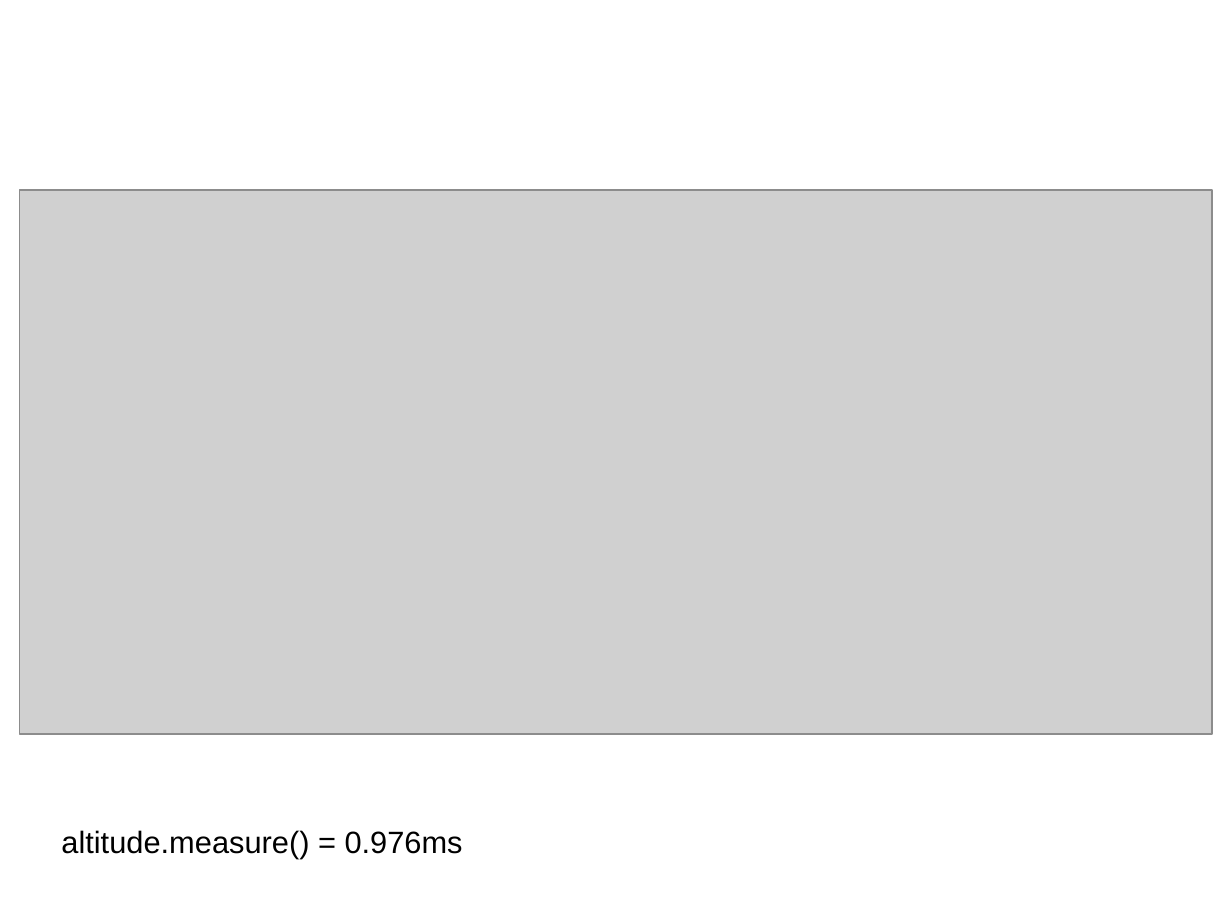
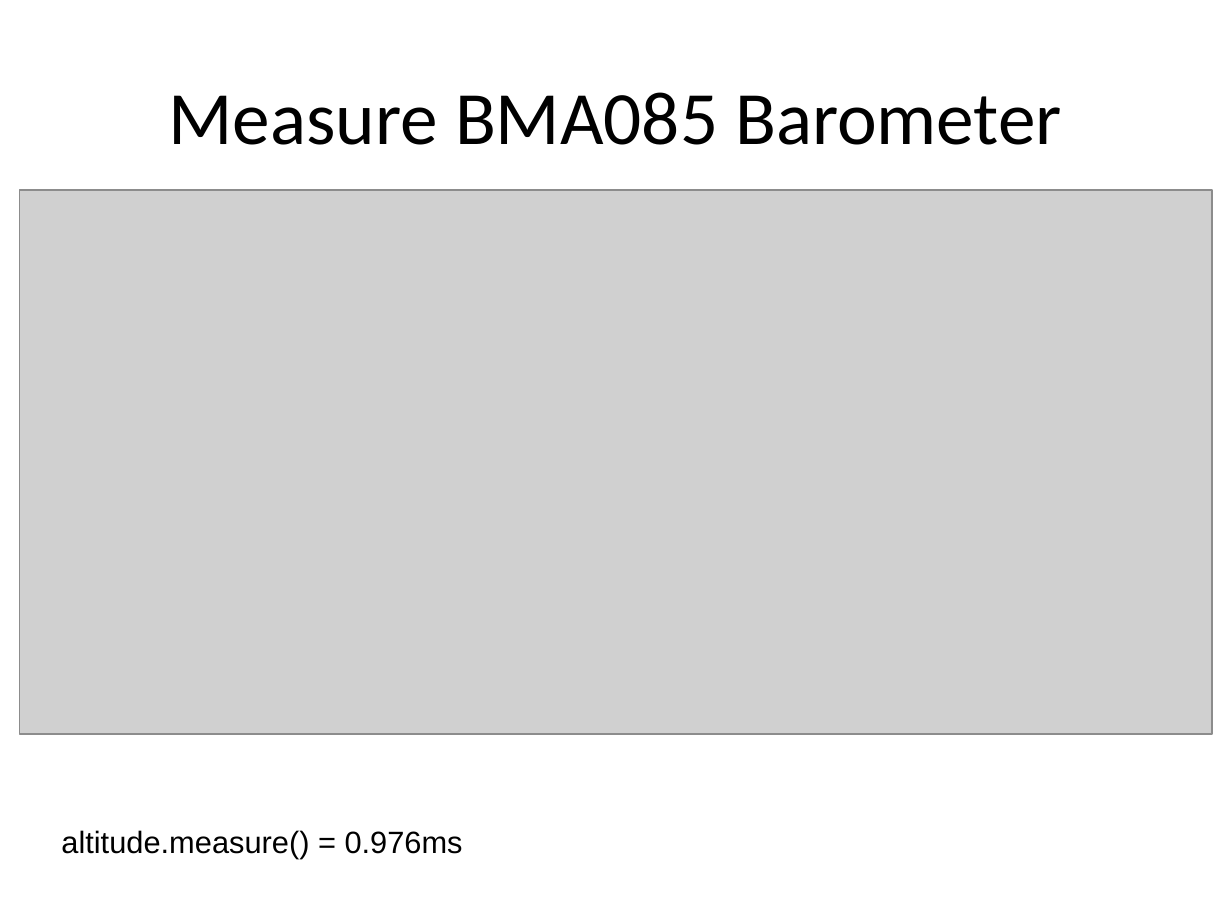
Before and after one commit to zap92/aeroquad, a slide deck: slide 9 of Documentation/Timing/TimingStudy.ppt (slide 8 before the commit). Drawn at 1232x924 pixels with LibreOffice and Linux fonts; fonts in the diff are those of the drawing; grey boxes stand for pictures. Boxes give left, top, right and bottom in pixels: in the first picture for what was removed or moved away, otherwise in the second. Text is boxed around its words. In the diff, an @@ line names an element or a change of style, - is before the commit and + after.

```diff
--- a/Documentation/Timing/TimingStudy.ppt
+++ b/Documentation/Timing/TimingStudy.ppt
@@ title added at box(169, 92, 1062, 145), 44 pt, text #000000 @@
+Measure BMA085 Barometer
```
Also in this commit, not shown: 6 other slides changed, 5 slides added, 4 slides removed, 1 other file.
